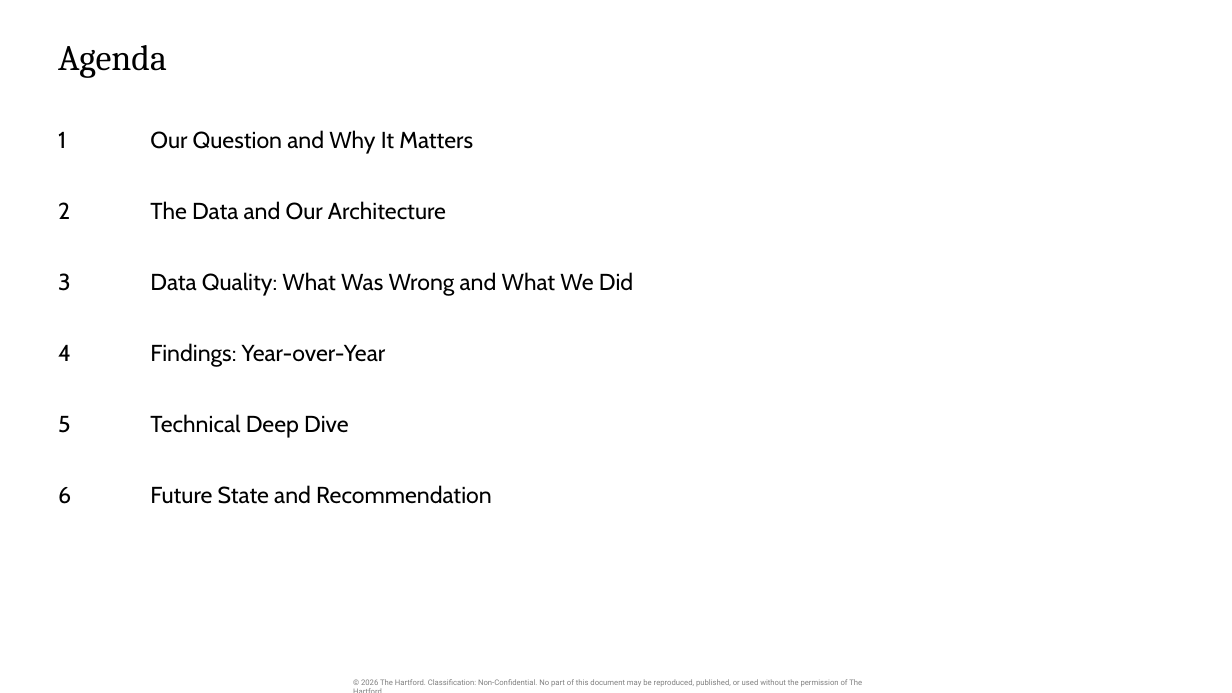
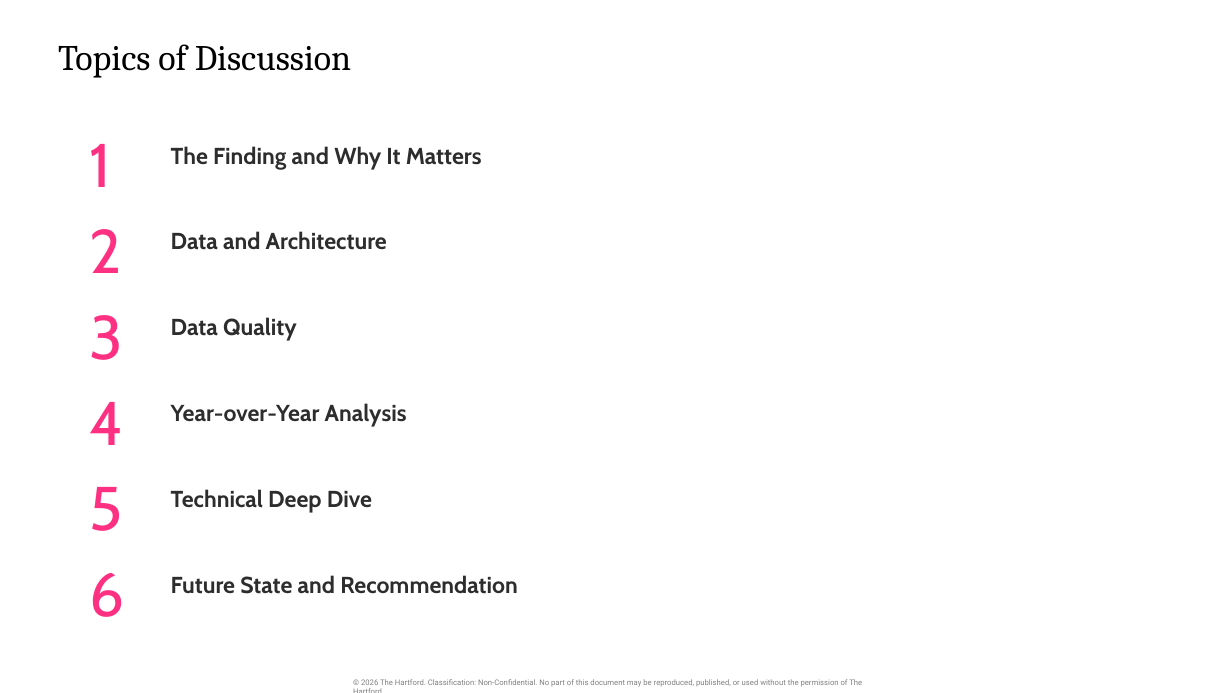
Before and after one commit to orlandojmarin/nyc-taxi-capstone, a slide deck: slide 2 of docs/Capstone_Presentation.pptx. Drawn at 1232x693 pixels with LibreOffice and Linux fonts; fonts in the diff are those of the drawing. Boxes give left, top, right and bottom in pixels: in the first picture for what was removed or moved away, otherwise in the second. Text is boxed around its words. In the diff, an @@ line names an element or a change of style, - is before the commit and + after.

```diff
--- a/docs/Capstone_Presentation.pptx
+++ b/docs/Capstone_Presentation.pptx
@@ title at box(58, 44, 352, 78): text changed @@
-Agenda
+Topics of Discussion
@@ text removed at box(58, 130, 633, 504) @@
-1 Our Question and Why It Matters
-2 The Data and Our Architecture
-3 Data Quality: What Was Wrong and What We Did
-4 Findings: Year-over-Year
-5 Technical Deep Dive
-6 Future State and Recommendation
@@ text added at box(90, 144, 112, 187), 48 pt, text #FE3082 @@
+1
@@ text added at box(171, 146, 482, 170), 18 pt, text #2D2D2D, bold @@
+The Finding and Why It Matters
@@ text added at box(90, 229, 122, 273), 48 pt, text #FE3082 @@
+2
@@ text added at box(171, 231, 387, 250), 18 pt, text #2D2D2D, bold @@
+Data and Architecture
@@ text added at box(90, 315, 124, 360), 48 pt, text #FE3082 @@
+3
@@ text added at box(171, 317, 297, 341), 18 pt, text #2D2D2D, bold @@
+Data Quality
@@ text added at box(90, 402, 124, 445), 48 pt, text #FE3082 @@
+4
@@ text added at box(171, 403, 407, 427), 18 pt, text #2D2D2D, bold @@
+Year-over-Year Analysis
@@ text added at box(90, 487, 123, 531), 48 pt, text #FE3082 @@
+5
@@ text added at box(171, 489, 372, 513), 18 pt, text #2D2D2D, bold @@
+Technical Deep Dive
@@ text added at box(90, 573, 125, 617), 48 pt, text #FE3082 @@
+6
@@ text added at box(171, 575, 518, 594), 18 pt, text #2D2D2D, bold @@
+Future State and Recommendation
```
Also in this commit, not shown: 13 other slides changed, 7 slides added, 6 slides removed, 6 other files.
